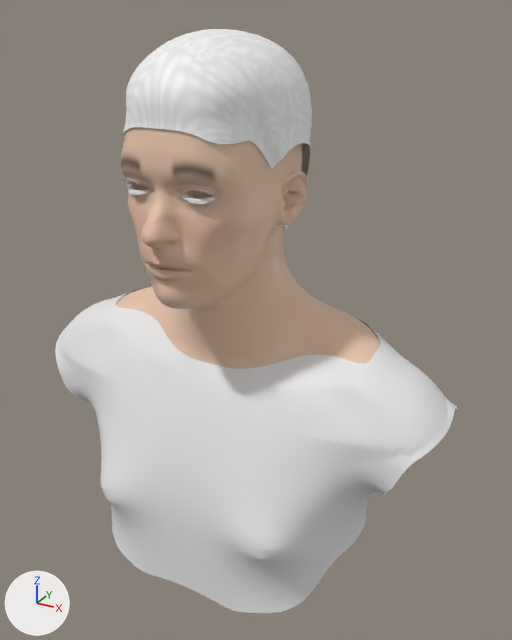
The glTF model models/hd_m_light.glb as it was, and as the next commit left it.
Both versions are drawn from a camera (50 mm lens) standing at (0.363, -0.594, 1.782) and looking at (0.027, 0.016, 1.477). The axes (+X, +Y, +Z) are drawn at lower left. The lights are the same throughout. The picture after the commit comes second.

In view in the first picture: 'hair', 'lashes', 'skin', 'top'.
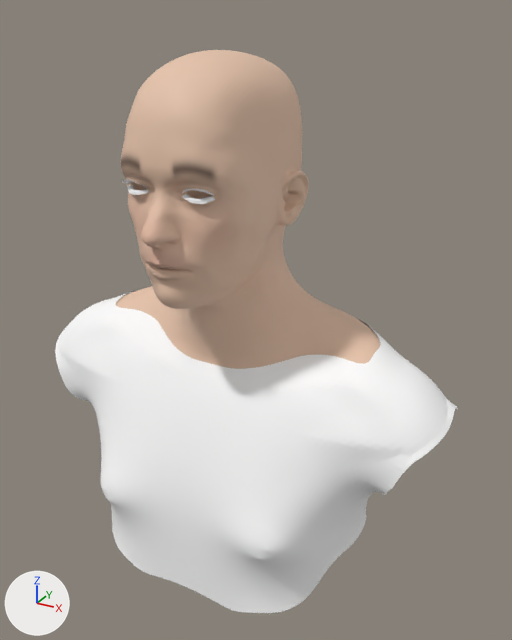
Where the change shows, as pixel boxes [x1, y1, x2, y2] in the pictures (512 x 640 px):
'top', recoloured
    both: [55, 293, 458, 613]
'hair', deleted
    before: [123, 29, 312, 230]
'lashes', recoloured
    both: [122, 179, 215, 204]

The change, as a list of edits to the scene's bpy script:
```text
Add mat_material_0_001:
    mat_material_0_001 = principled_material('Material_0.001')
    mat_material_0_001.base_color = (1.0, 1.0, 1.0)  # white #ffffff
    mat_material_0_001.roughness = 0.6
Change me_lashes:
    where me_lashes.from_pydata(...)  # 250 vertices, 368 faces; spans x -0.049..0.049, y -0.1037..-0.089, z 1.63..1.644
    add me_lashes.materials.append(mat_material_0_001)  # white #ffffff
Change me_top:
    where me_top.from_pydata(...)  # 15184 vertices, 29524 faces; spans x -0.244..0.244, y -0.105..0.127, z 1.179..1.466
    add me_top.materials.append(mat_material_0_001)  # white #ffffff
Remove ob_hair:
    ob_hair = bpy.data.objects.new('hair', me_hair)
    ob_hair.location = (0.0, 0.0, 0.0)
```
